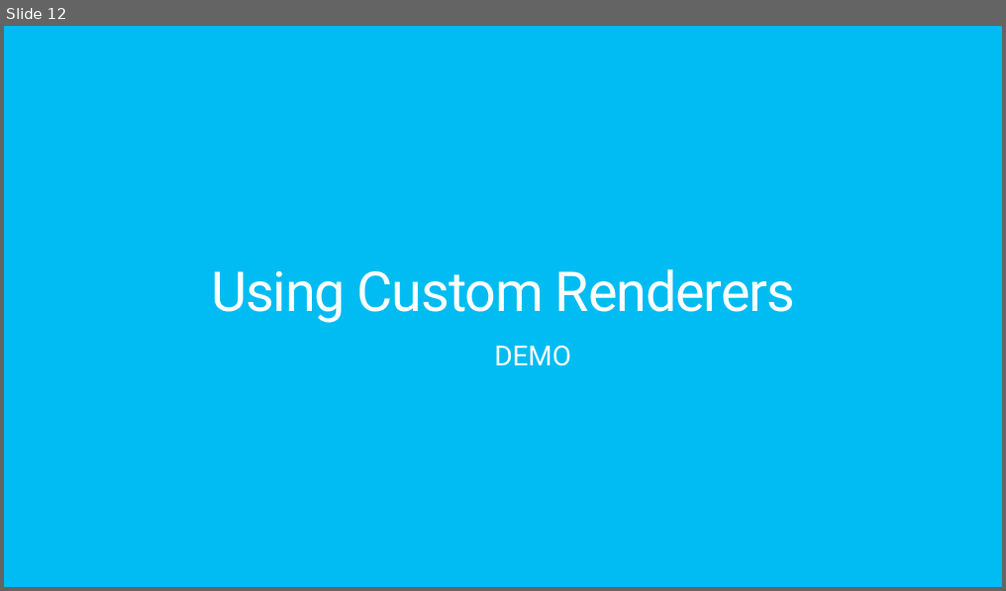
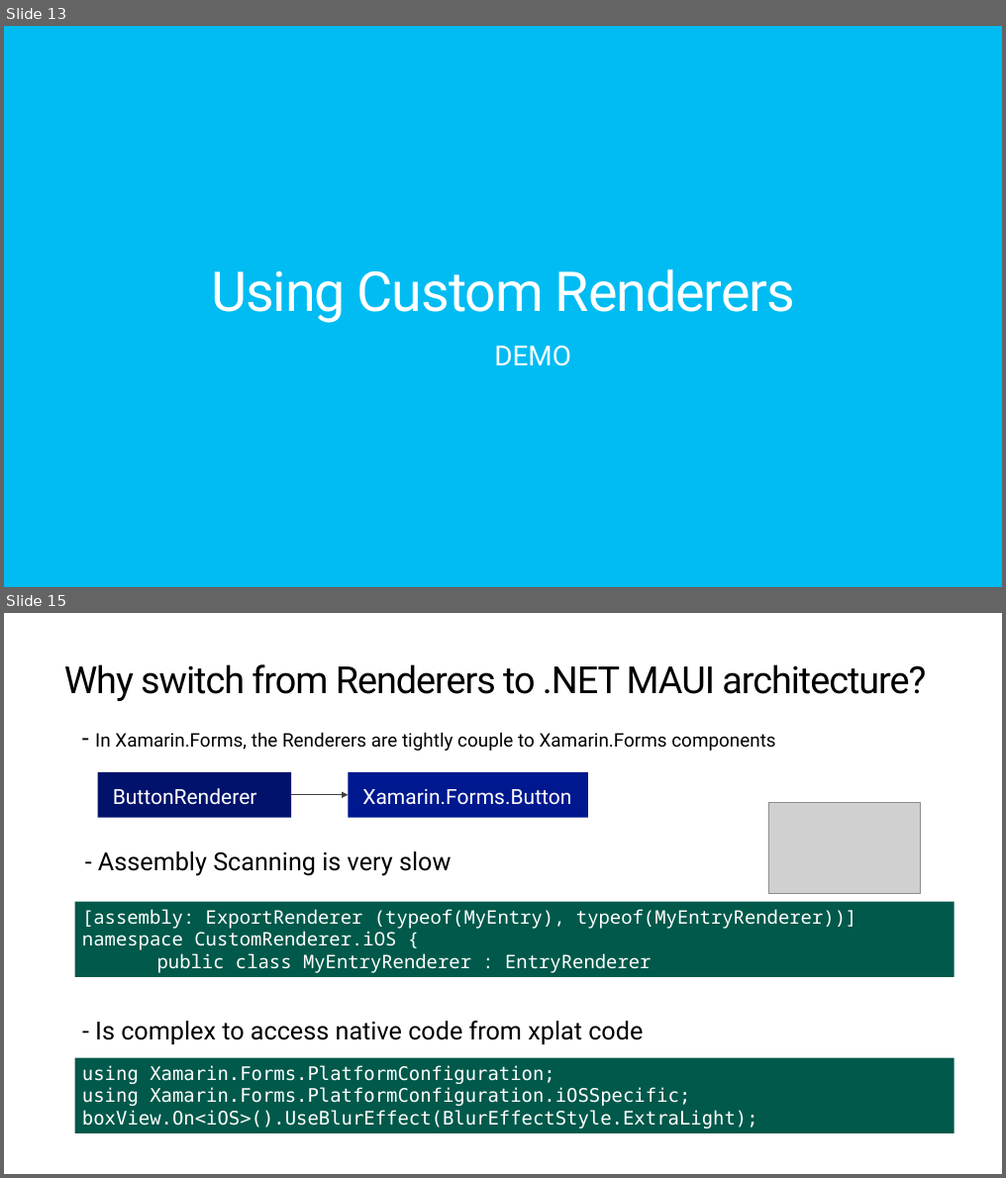
Before and after one commit to jsuarezruiz/ways-create-netmaui-controls, a slide deck: ways-create-netmaui-controls.pptx. Shown one above the other, each under a label of ours: slide 12 before the commit, slides 13 and 15 after it; the slides between them are not shown. The pictures are 1006x591 and 1006x1178 pixels, drawn with LibreOffice and Linux fonts; fonts in the diff are those of the drawing; grey boxes stand for pictures. Boxes give left, top, right and bottom in pixels: in the first picture for what was removed or moved away, otherwise in the second. Text is boxed around its words. In the diff, an @@ line names an element or a change of style, - is before the commit and + after.

```diff
--- a/ways-create-netmaui-controls.pptx
+++ b/ways-create-netmaui-controls.pptx
@@ slide 15 added at (4, 613, 1002, 1174), background #FFFFFF @@
@@ title added at (64, 664, 926, 701), 36 pt, text #000000 @@
+Why switch from Renderers to .NET MAUI architecture?
@@ text added at (95, 732, 775, 751), 18 pt, text #000000 @@
+- In Xamarin.Forms, the Renderers are tightly couple to Xamarin.Forms components
@@ rectangle added at (98, 772, 291, 818), fill #00126B, 20 pt, text #FFFFFF @@
+ButtonRenderer
@@ rectangle added at (348, 772, 588, 818), fill #00188F, 20 pt, text #FFFFFF @@
+Xamarin.Forms.Button
@@ arrow added from (291, 795) to (348, 795), #404040 0.75 pt @@
@@ picture added at (768, 802, 921, 894) @@
@@ text added at (98, 852, 450, 876), 24 pt, text #000000 @@
+- Assembly Scanning is very slow
@@ rectangle added at (75, 902, 954, 977), fill #00594A, 18 pt, text #FFFFFF @@
+[assembly: ExportRenderer (typeof(MyEntry), typeof(MyEntryRenderer))]
+namespace CustomRenderer.iOS {
+public class MyEntryRenderer : EntryRenderer
@@ text added at (95, 1021, 643, 1045), 24 pt, text #000000 @@
+- Is complex to access native code from xplat code
@@ rectangle added at (75, 1059, 954, 1134), fill #00594A, 18 pt, text #FFFFFF @@
+using Xamarin.Forms.PlatformConfiguration;
+using Xamarin.Forms.PlatformConfiguration.iOSSpecific;
+boxView.On<iOS>().UseBlurEffect(BlurEffectStyle.ExtraLight);
@@ what was slide 12 is now slide 13 @@
```
Also in this commit, not shown: 8 slides changed, 2 other slides added.
